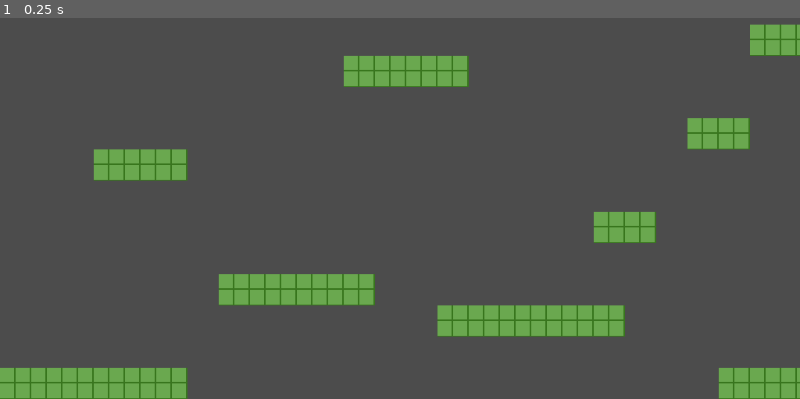
Above: before the commit, frame 1.
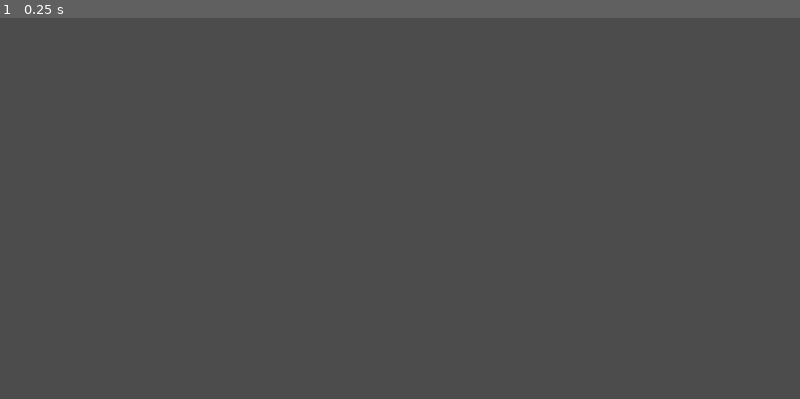
Above: after the commit, the same moment.

Repository: glitchcore/comfort
Game: Godot game, scene res://Scenes/BaseLevel.tscn
The game is run twice, just before and just after one commit, with the same random seed, the same clock (stepped at 60 frames per second) and the same inputs. The project has no main scene, so this scene is started directly.
Inputs:
- Up to frame 1 (0.25 s): no input

The runs differ from the first frame. In frame 1, 10% of the frame differs, in the area x 0-100%, y 1-100%.

Commit message:
add colision layers

Diff:
--- a/Actors/Player.tscn
+++ b/Actors/Player.tscn
@@ -15,6 +15,8 @@
 extents = Vector2( 48, 69.5 )
 
 [node name="Player" type="KinematicBody2D"]
+collision_layer = 2
+collision_mask = 0
 script = ExtResource( 1 )
 
 [node name="Sprite" type="Sprite" parent="."]
--- a/Scenes/BaseLevel.tscn
+++ b/Scenes/BaseLevel.tscn
@@ -1,6 +1,7 @@
-[gd_scene load_steps=4 format=2]
+[gd_scene load_steps=5 format=2]
 
 [ext_resource path="res://Assets/ground.png" type="Texture" id=1]
+[ext_resource path="res://Actors/Player.tscn" type="PackedScene" id=2]
 
 [sub_resource type="ConvexPolygonShape2D" id=1]
 points = PoolVector2Array( 0, 0, 40, 0, 40, 40, 0, 40 )
@@ -33,5 +34,9 @@
 [node name="TileMap" type="TileMap" parent="."]
 tile_set = SubResource( 2 )
 cell_size = Vector2( 40, 40 )
+collision_mask = 2
 format = 1
 tile_data = PoolIntArray( 39, 0, 0, 40, 0, 0, 41, 0, 0, 65575, 0, 0, 65576, 0, 0, 65577, 0, 0, 131103, 0, 0, 131104, 0, …(1208 unchanged characters)…
+
+[node name="Player" parent="." instance=ExtResource( 2 )]
+position = Vector2( 107, 531 )
--- a/project.godot
+++ b/project.godot
@@ -39,6 +39,12 @@
  ]
 }
 
+[layer_names]
+
+2d_physics/layer_1="world"
+2d_physics/layer_2="player"
+2d_physics/layer_3="space"
+
 [physics]
 
 common/enable_pause_aware_picking=true
